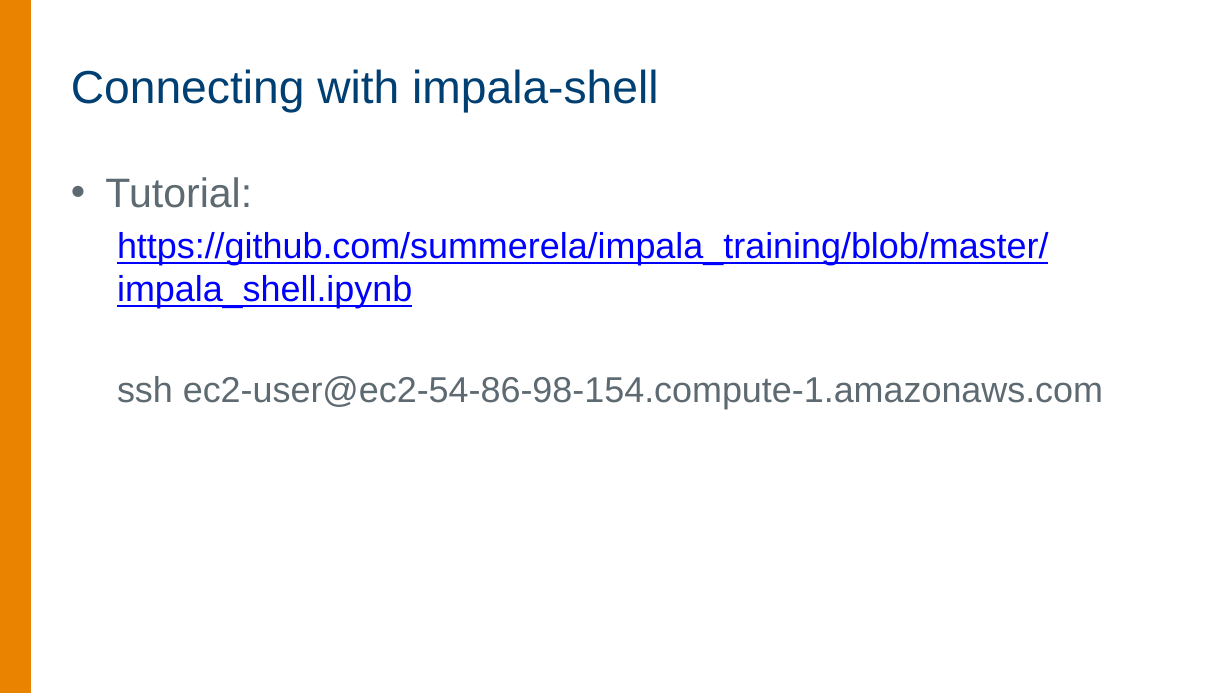
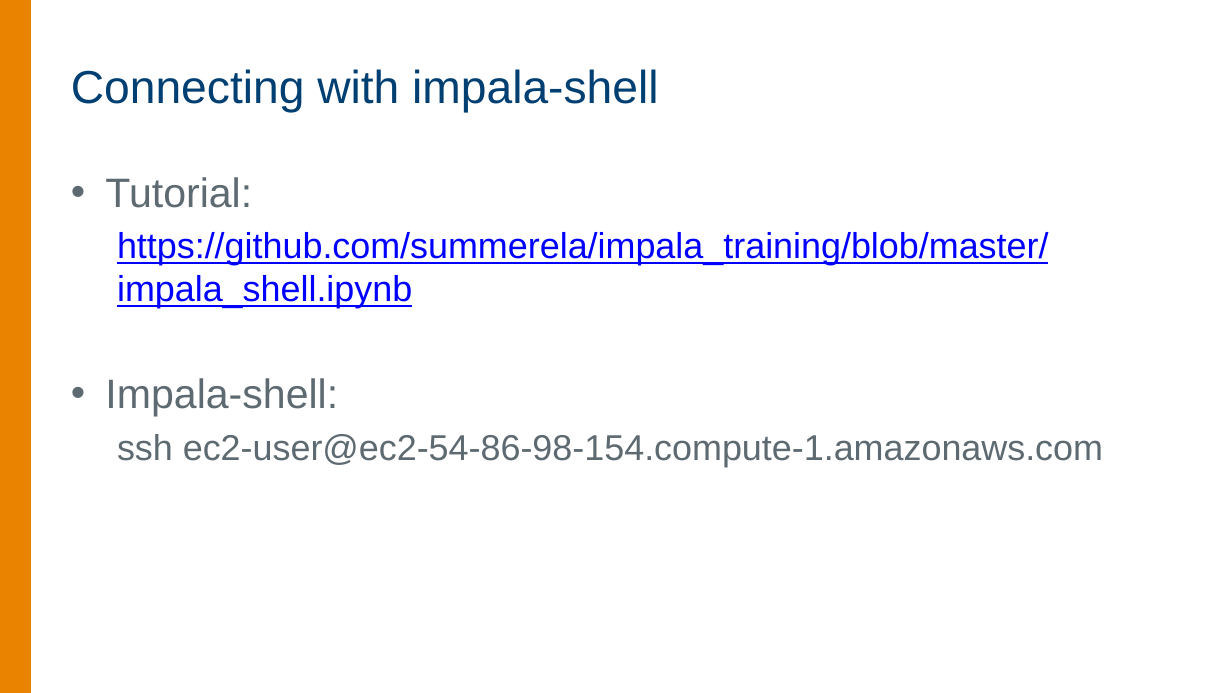
Before and after one commit to summerela/impala_scripts, a slide deck: slide 17 of training/connecting.pptx. Drawn at 1232x693 pixels with LibreOffice and Linux fonts; fonts in the diff are those of the drawing; background and template pictures are left out. Boxes give left, top, right and bottom in pixels: in the first picture for what was removed or moved away, otherwise in the second. Text is boxed around its words. In the diff, an @@ line names an element or a change of style, - is before the commit and + after.

```diff
--- a/training/connecting.pptx
+++ b/training/connecting.pptx
@@ text at (105,378,338,417): paragraph added @@
+• Impala-shell:
```
Also in this commit, not shown: 2 other slides changed, 4 other files.
